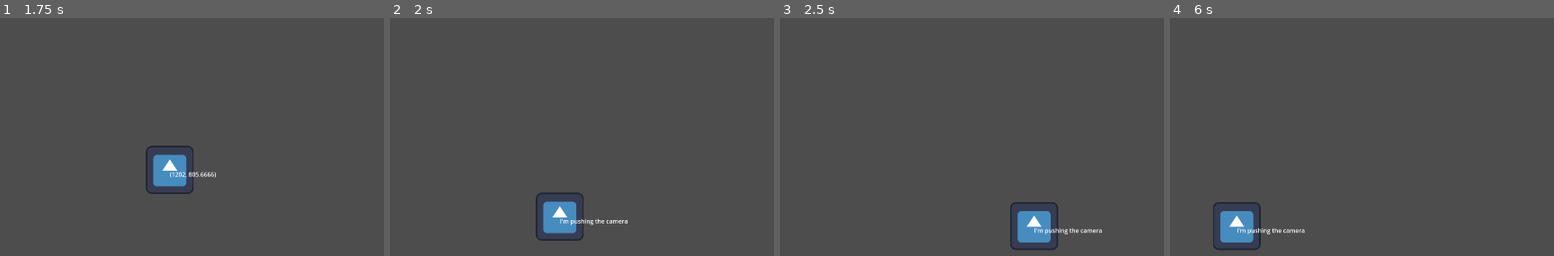
Above: before the commit, frames 1-4 (left to right).
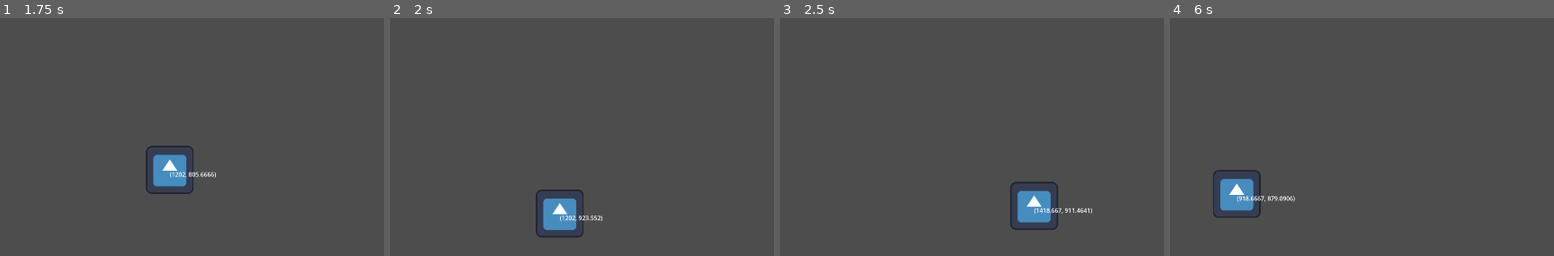
Above: after the commit, the same moments.

Repository: skycatminepokie/hackusu-25
Game: Godot game, scene res://Scenes/world.tscn
The game is run twice, just before and just after one commit, with the same random seed, the same clock (stepped at 60 frames per second) and the same inputs. The engine's default icon, where the game draws it, is replaced by a stand-in: a white triangle on a blue panel in a dark square.
Inputs:
- Up to frame 1 (1.75 s): tap Enter at 0.5 s; hold D (Right) 0.53-1.28 s; hold S (Down) from 1.28 s (still down)
- Up to frame 2 (2 s): keep holding S (Down)
- Up to frame 3 (2.5 s): release S (Down) at 2.03 s; hold D (Right) from 2.03 s (still down)
- Up to frame 4 (6 s): release D (Right) at 2.78 s; hold W (Up) 2.78-3.53 s; hold A (Left) 3.53-5.03 s; hold S (Down) 5.03-5.78 s; hold D (Right) from 5.78 s (still down)

Frame 1 is identical in both runs. In frame 2, 1.0% of the frame differs, in the area x 37-62%, y 72-94%; in frame 3, 2.2%; in frame 4, 3.0%, in the area x 11-36%, y 63-98%.

Commit message:
added collisions to camera and made pushback on edges

Diff:
--- a/Scenes/world.tscn
+++ b/Scenes/world.tscn
@@ -1,11 +1,43 @@
-[gd_scene load_steps=2 format=3 uid="uid://d1xsbkrw11y3g"]
+[gd_scene load_steps=4 format=3 uid="uid://d1xsbkrw11y3g"]
 
 [ext_resource type="PackedScene" uid="uid://bf3m1gtwvtkc7" path="res://Scenes/player.tscn" id="1_th2ir"]
+
+[sub_resource type="RectangleShape2D" id="RectangleShape2D_dk8tl"]
+size = Vector2(165, 1096.71)
+
+[sub_resource type="RectangleShape2D" id="RectangleShape2D_2ico7"]
+size = Vector2(1927, 124)
 
 [node name="World" type="Node2D"]
 
 [node name="Camera2D" type="Camera2D" parent="."]
 position = Vector2(0, -5)
 
+[node name="StaticBody2D" type="StaticBody2D" parent="Camera2D"]
+
+[node name="CollisionShape2D" type="CollisionShape2D" parent="Camera2D/StaticBody2D"]
+position = Vector2(-1044, -1.75)
+shape = SubResource("RectangleShape2D_dk8tl")
+
+[node name="StaticBody2D2" type="StaticBody2D" parent="Camera2D"]
+position = Vector2(-549.557, -643.712)
+
+[node name="CollisionShape2D" type="CollisionShape2D" parent="Camera2D/StaticBody2D2"]
+position = Vector2(1582.56, 649.712)
+shape = SubResource("RectangleShape2D_dk8tl")
+
+[node name="StaticBody2D3" type="StaticBody2D" parent="Camera2D"]
+
+[node name="CollisionShape2D" type="CollisionShape2D" parent="Camera2D/StaticBody2D3"]
+position = Vector2(-11, -602)
+shape = SubResource("RectangleShape2D_2ico7")
+
+[node name="StaticBody2D3" type="StaticBody2D" parent="Camera2D/StaticBody2D3"]
+position = Vector2(-183.561, 736.672)
+
+[node name="CollisionShape2D" type="CollisionShape2D" parent="Camera2D/StaticBody2D3/StaticBody2D3"]
+position = Vector2(185.561, -141.672)
+shape = SubResource("RectangleShape2D_2ico7")
+
 [node name="Player" parent="." instance=ExtResource("1_th2ir")]
 position = Vector2(-133, 44)
--- a/Scripts/playermovement.gd
+++ b/Scripts/playermovement.gd
@@ -1,7 +1,15 @@
 extends CharacterBody2D
-const SPEED = 500
+
 @onready var label = $Label
+func pushback(number,smallnumber,bignumber):
+	var newnumber = 0
+	if number > bignumber:
+		newnumber = (number - bignumber) * -1
+	if number < smallnumber:
+		newnumber = smallnumber - number / 14
+	return newnumber
 func _physics_process(delta: float)-> void:
+	var speed = 500
 	var inputdirection = Vector2(0,0)
 	var screen_position = get_global_transform_with_canvas().origin
 	inputdirection.y = Input.get_axis("Up", "Down")
@@ -10,17 +18,18 @@
 		Vector2(0,0):
 			velocity = Vector2.ZERO
 		Vector2(1,0):
-			velocity = Vector2(SPEED, 0)
+			velocity = Vector2(speed, 0)
 		Vector2(-1,0):
-			velocity = Vector2(SPEED*-1, 0)
+			velocity = Vector2(speed*-1, 0)
 		Vector2(0,-1):
-			velocity = Vector2(0, SPEED*-1)
+			velocity = Vector2(0, speed*-1)
 		Vector2(0,1):
-			velocity = Vector2(0, SPEED)
+			velocity = Vector2(0, speed)
+	if screen_position.y > 840 or screen_position.y < 240:
+		velocity.y += pushback(screen_position.y, 240,840)
+	if screen_position.x > 1680 or screen_position.x < 240:
+		velocity.x += pushback(screen_position.x, 240, 1680)
 
 	label.text = str(screen_position)
-	if screen_position.y > 840 or screen_position.y < 240:
-		label.text = "I'm pushing the camera"
-	if screen_position.x > 1680 or screen_position.x < 240:
-		label.text = "I'm pushing the camera"
+
 	move_and_slide()
